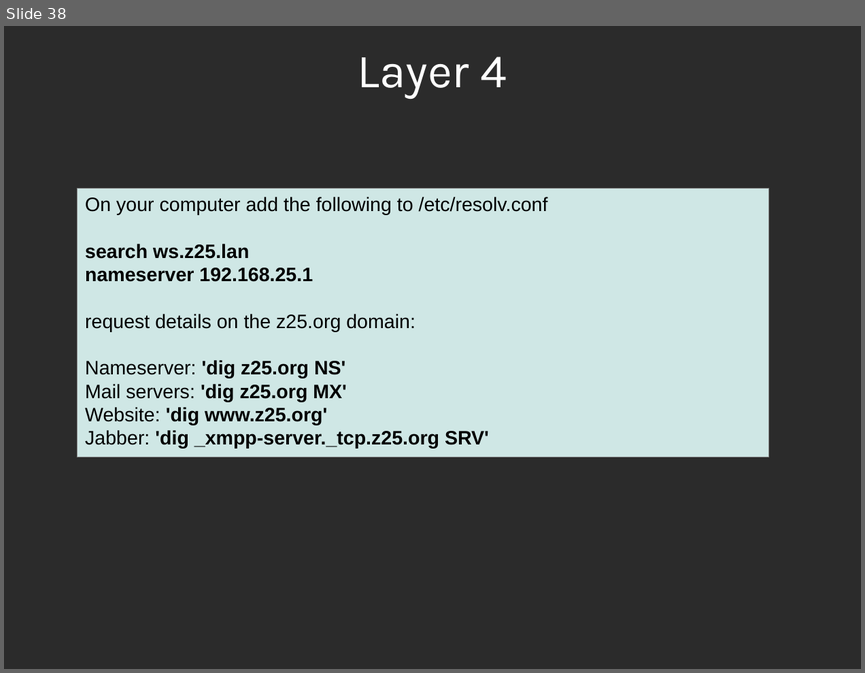
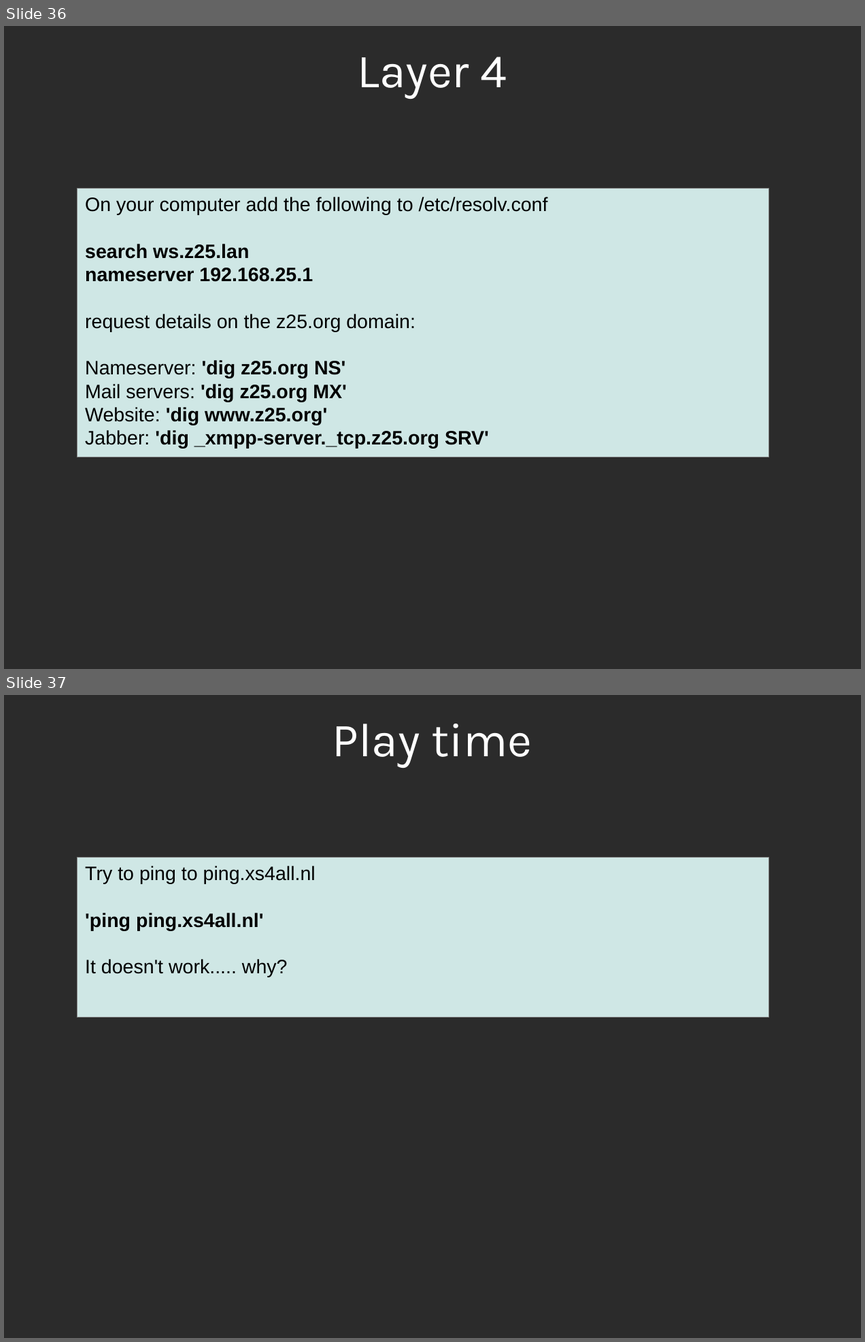
Before and after one commit to sphaero/workshops, a slide deck: Networking/presentation.odp. Shown one above the other, each under a label of ours: slide 38 before the commit, slides 36 and 37 after it. The pictures are 865x673 and 865x1342 pixels, drawn with LibreOffice and Linux fonts; fonts in the diff are those of the drawing; background and template pictures are left out; a plain dark background stands for a picture behind light text. Boxes give left, top, right and bottom in pixels: in the first picture for what was removed or moved away, otherwise in the second. Text is boxed around its words. In the diff, an @@ line names an element or a change of style, - is before the commit and + after.

```diff
--- a/Networking/presentation.odp
+++ b/Networking/presentation.odp
@@ slide 37 added at (4,695,861,1338), background picture (left out) @@
@@ title added at (332,724,532,768), 44 pt, text #FFFFFF @@
+Play time
@@ rectangle added at (77,858,769,1018), fill #CFE7E5, outline #808080 0 pt, 18 pt, text #000000 @@
+Try to ping to ping.xs4all.nl
+'ping ping.xs4all.nl'
+It doesn't work..... why?
@@ what was slide 38 is now slide 36 @@
```
Also in this commit, not shown: 4 slides changed, 7 other slides added, 2 slides removed, 1 other file.
